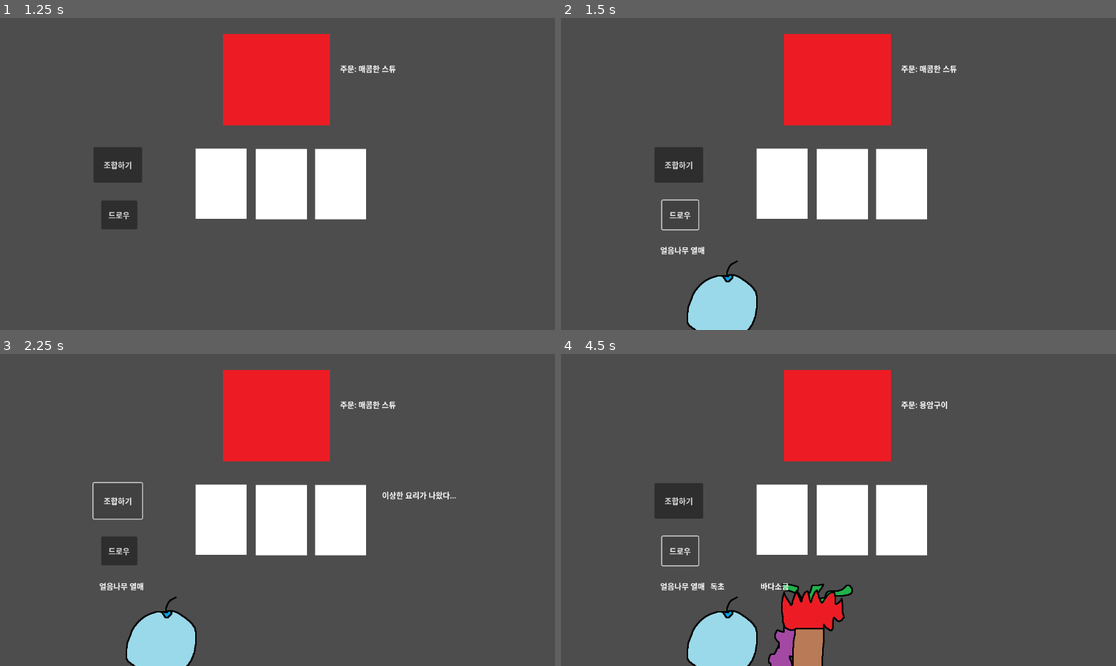
Above: before the commit, frames 1-4 (two rows, left to right).
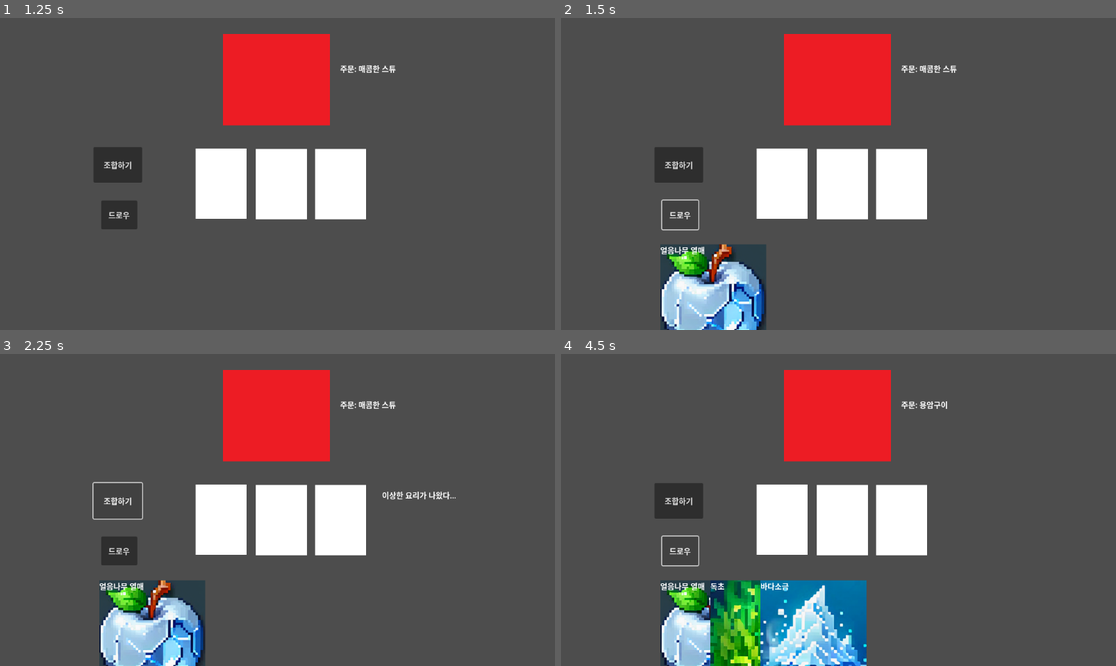
Above: after the commit, the same moments.

Repository: chuyoung5647/Namseoul-Algorithm-Group-4
Game: Godot game, scene res://main_menu.tscn
The game is run twice, just before and just after one commit, with the same random seed, the same clock (stepped at 60 frames per second) and the same inputs.
Inputs:
- Up to frame 1 (1.25 s): click "게임시작" at 0.5 s
- Up to frame 2 (1.5 s): click "드로우" at 1.25 s
- Up to frame 3 (2.25 s): click "조합하기" at 2 s
- Up to frame 4 (4.5 s): click "드로우" at 2.75 s; click "조합하기" at 3.5 s; click "드로우" at 4.25 s

Frame 1 is identical in both runs. In frame 2, 4.7% of the frame differs, in the area x 17-37%, y 72-100%; in frame 3, 4.7%; in frame 4, 9.9%, in the area x 17-56%, y 72-100%.

Commit message:
2025-10-19 이미지파일 변경
음식의 이미지랑 여러 몬스터의 사진을 추가했습니다.

Diff:
--- /dev/null
+++ b/monster_cooking_수정본/monster-cooking/ingredient_card.gd
@@ -0,0 +1,22 @@
+extends TextureRect
+
+signal card_picked_up(card)
+
+var card_name: String
+var is_in_pot = false
+
+func _ready():
+	custom_minimum_size = Vector2(100, 140)#노드의 경계사각형의 가장작은사이즈에 크기조정
+
+func setup(name: String, tex: Texture):
+	card_name = name
+	self.texture = tex
+	$Label.text = name
+#처음 만들어지면 발동
+func _init():
+	mouse_filter = MOUSE_FILTER_STOP
+
+func _gui_input(event: InputEvent): #입력이벤트를 매개변수로 받고 작동?하나, 아마 텍스쳐에 클릭하는걸 반응할듯
+	# is_in_pot 체크를 제거하여 냄비 안의 카드도 다시 집을 수 있게 합니다.
+	if event is InputEventMouseButton and event.button_index == MOUSE_BUTTON_LEFT and event.is_pressed():
+		emit_signal("card_picked_up", self) #마우스 왼클릭을 감지하면 신호를 보낸다.
--- /dev/null
+++ b/monster_cooking_수정본/monster-cooking/ingredient_card.tscn
@@ -0,0 +1,23 @@
+[gd_scene load_steps=3 format=3 uid="uid://dhy00m84gsshb"]
+
+[ext_resource type="Script" uid="uid://clxlxyjkhlq2f" path="res://ingredient_card.gd" id="1_e62xi"]
+
+[sub_resource type="RectangleShape2D" id="RectangleShape2D_e62xi"]
+size = Vector2(1147, 338)
+
+[node name="IngredientCard" type="TextureRect"]
+script = ExtResource("1_e62xi")
+
+[node name="Label" type="Label" parent="."]
+visible = false
+layout_mode = 0
+offset_left = 407.0
+offset_top = 470.0
+offset_right = 447.0
+offset_bottom = 493.0
+
+[node name="Area2D" type="Area2D" parent="."]
+
+[node name="CollisionShape2D" type="CollisionShape2D" parent="Area2D"]
+position = Vector2(572, 362)
+shape = SubResource("RectangleShape2D_e62xi")
--- /dev/null
+++ b/monster_cooking_수정본/monster-cooking/monster.gd
@@ -0,0 +1,31 @@
+extends Sprite2D
+var monster_cord = { #코드로 몬스터찾기
+	0 : "slime",
+	1 : "mimic",
+	2: "spider",
+}
+var monster_order = { #코드로 몬스터의 선호 정하기
+	"slime" : "매콤한 스튜",
+	"mimic" : "차가운 얼음주스",
+	"spider" : "몬스터 스테이크",
+	"demon" : "몬스터 스테이크",
+}
+var monster_texture = { #코드로 몬스터를 찾고 이미지를 변경
+	"slime" : preload("res://Images/slime.png"),
+	"mimic" : preload("res://Images/mimic.png"),
+	"spider" : preload("res://Images/spider.png"),
+	"demon" : preload("res://Images/demon.png"),
+}
+var under_boss_monster_cord= {
+	0: "demon",
+}
+var m_order
+# Called when the node enters the scene tree for the first time.
+func _ready() -> void:
+	pass # Replace with function body.
+func set_monster(cord:int): #정수를 받아서 몬스터를 초기화
+	m_order = monster_order[monster_cord[cord]] #코드로 몬스터의 주문 정하기
+	self.texture = monster_texture[monster_cord[cord]] #몬스터의 텍스쳐변경
+func set_under_boss_monster(cord:int):
+	m_order = monster_order[under_boss_monster_cord[cord]] #코드로 몬스터의 주문 정하기
+	self.texture = monster_texture[under_boss_monster_cord[cord]] #몬스터의 텍스쳐변경
Binary file added: monster_cooking_수정본/monster-cooking/Images/demon.png
Not shown, added: monster_cooking_수정본/monster-cooking/Images/demon.png.import
Binary file changed: monster_cooking_수정본/monster-cooking/Images/fire_mushroom.png
Binary file changed: monster_cooking_수정본/monster-cooking/Images/fresh_herb.png
Binary file changed: monster_cooking_수정본/monster-cooking/Images/ice_fruit.png
Binary file changed: monster_cooking_수정본/monster-cooking/Images/lava_meat.png
Binary file added: monster_cooking_수정본/monster-cooking/Images/mimic.png
Not shown, added: monster_cooking_수정본/monster-cooking/Images/mimic.png.import
Binary file added: monster_cooking_수정본/monster-cooking/Images/monster_meat.png
Not shown, added: monster_cooking_수정본/monster-cooking/Images/monster_meat.png.import
Binary file changed: monster_cooking_수정본/monster-cooking/Images/poison_herb.png
Binary file changed: monster_cooking_수정본/monster-cooking/Images/sea_salt.png
(and 7 more such lines)
